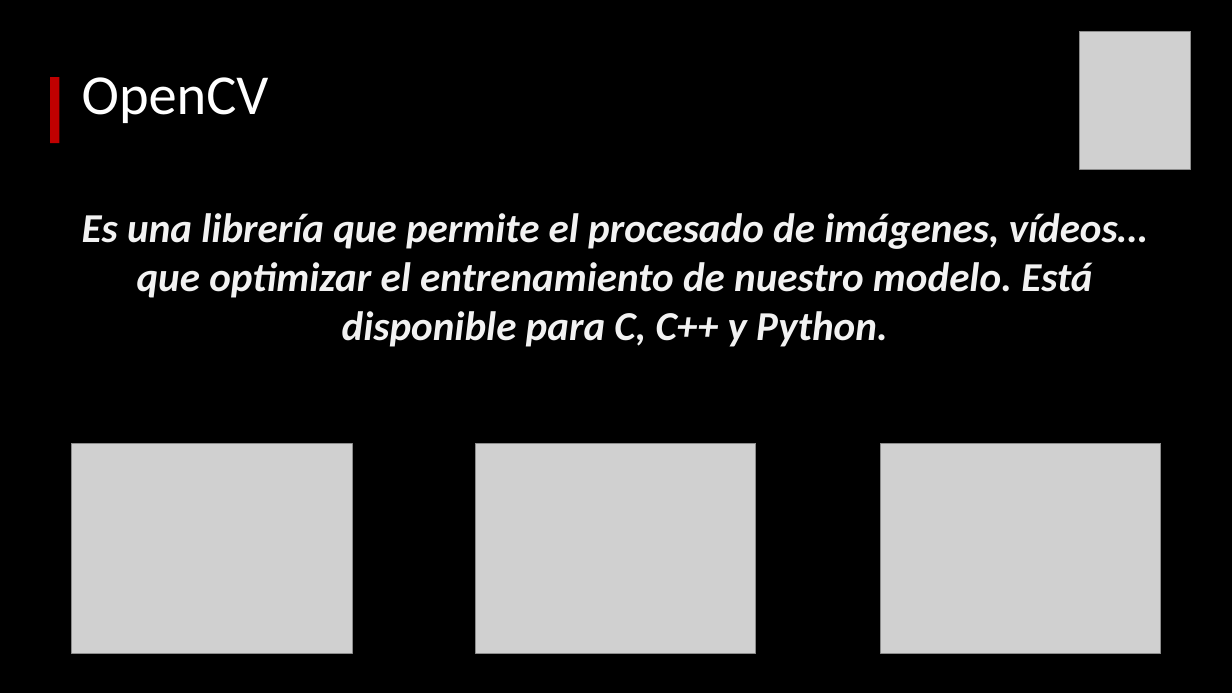
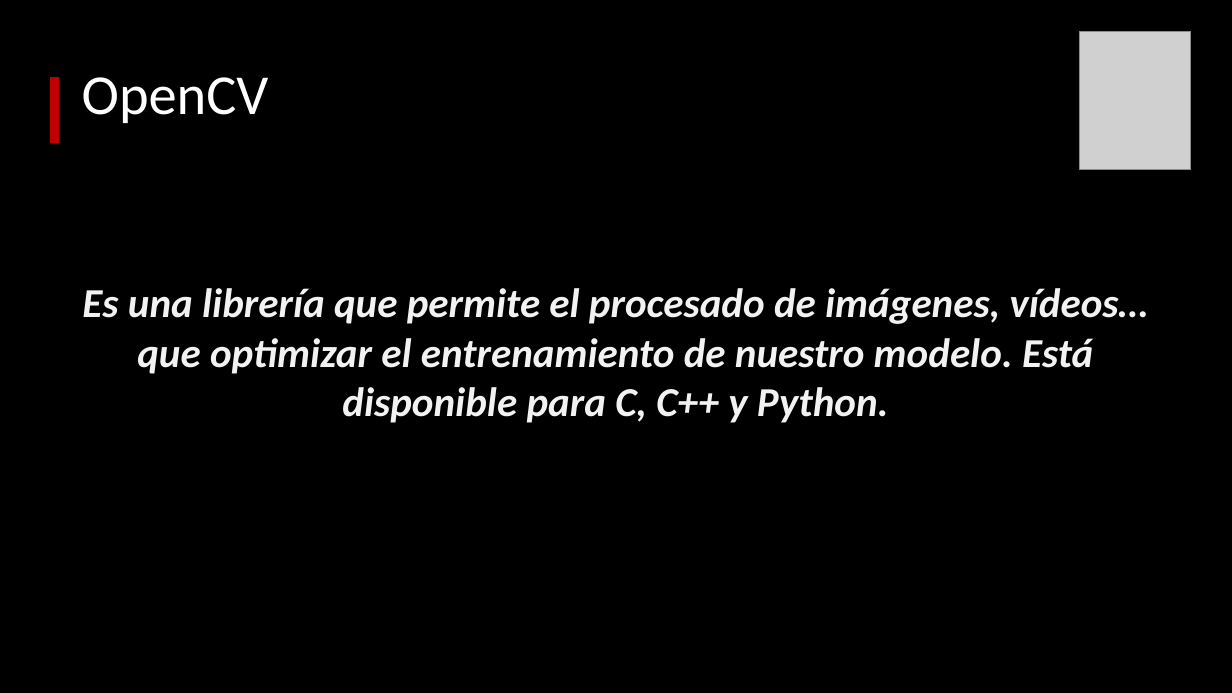
Before and after one commit to svalencia-romero/taller_opencv_thebridge_09_23, a slide deck: slide 4 of Presentacion_OpenCV.pptx. Drawn at 1232x693 pixels with LibreOffice and Linux fonts; fonts in the diff are those of the drawing; grey boxes stand for pictures. Boxes give left, top, right and bottom in pixels: in the first picture for what was removed or moved away, otherwise in the second. Text is boxed around its words. In the diff, an @@ line names an element or a change of style, - is before the commit and + after.

```diff
--- a/Presentacion_OpenCV.pptx
+++ b/Presentacion_OpenCV.pptx
@@ text "Es una librería que permite ...": place and size @@
-text "Es una librería que permite ..." at <box>82,213,1147,347</box>
+text "Es una librería que permite ..." at <box>82,288,1148,423</box>
@@ picture removed at <box>72,444,352,654</box> @@
@@ picture removed at <box>476,444,756,654</box> @@
@@ picture removed at <box>881,444,1161,654</box> @@
```
Also in this commit, not shown: 4 other slides changed, 2 other files.
